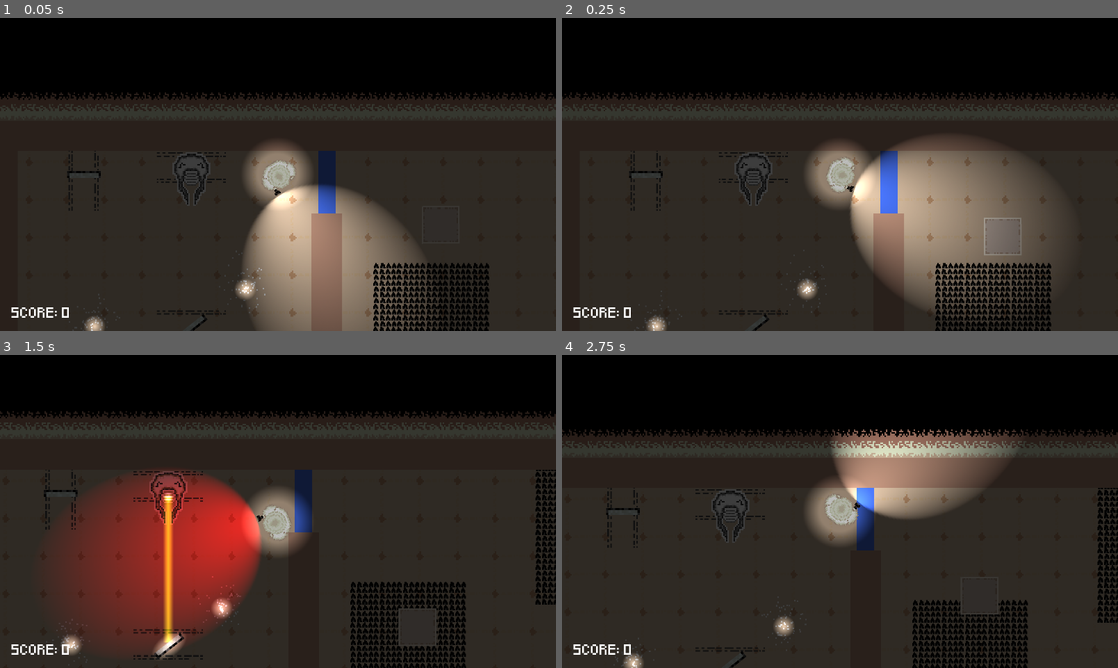
Above: before the commit, frames 1-4 (two rows, left to right).
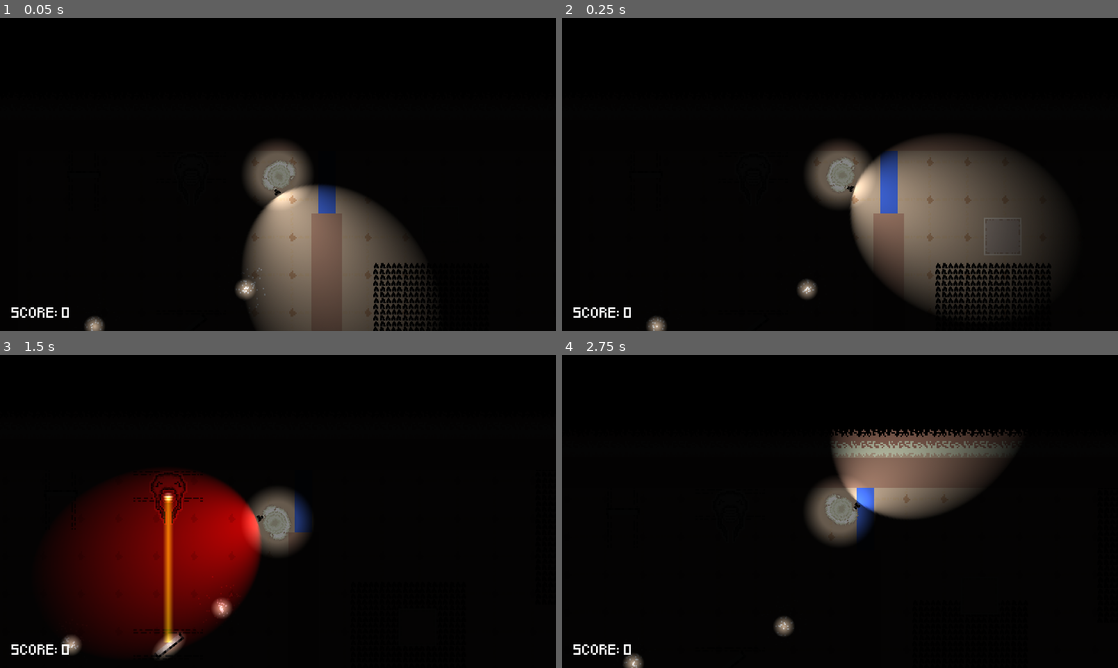
Above: after the commit, the same moments.

Repository: ToumaKamijou/Game-Making-A3
Game: Godot game, scene res://scenes/2D/levels/test_level.tscn
Two runs of this game, one before a commit and one after it. Both use one fixed random seed, a clock stepped at 60 frames per second and the inputs below.
Inputs (mouse positions are in pixels of both pictures, inside the frame that each line leads up to):
- Up to frame 1 (0.05 s): no input
- Up to frame 2 (0.25 s): no input
- Up to frame 3 (1.5 s): tap Enter at 0.5 s; move the mouse to (400, 495) at 0.52 s; hold D (move_right) 0.53-1.28 s; hold Space (change_flash_color) 0.53-1.28 s; move the mouse to (166, 527) at 1.27 s; hold S (move_down) from 1.28 s (still down); tap F (interact) at 1.35 s
- Up to frame 4 (2.75 s): move the mouse to (895, 442) at 2.02 s; release S (move_down) at 2.03 s; hold D (move_right) from 2.03 s (still down); tap R at 2.1 s

The runs differ from the first frame. In frame 1, 71% of the frame differs, in the area x 0-100%, y 23-100%; in frame 2, 72%; in frame 3, 76%, in the area x 0-100%, y 18-100%; in frame 4, 71%.

Commit message:
minor fixes
Reverted fog colour (wasn't this in the gitignore?).
Changed held_object indicator particles to black for visual clarity.
Made it significantly more difficult (close enough to impossible) to use player velocity to push objects out of their assigned positions.

Diff:
--- a/a-3-game/scenes/2D/gameplay/laser_block.tscn
+++ b/a-3-game/scenes/2D/gameplay/laser_block.tscn
@@ -89,3 +89,4 @@
 initial_velocity_max = 50.0
 scale_amount_min = 2.0
 scale_amount_max = 2.0
+color = Color(0, 0, 0, 1)
--- a/a-3-game/scenes/2D/gameplay/mirror.tscn
+++ b/a-3-game/scenes/2D/gameplay/mirror.tscn
@@ -102,3 +102,4 @@
 initial_velocity_max = 50.0
 scale_amount_min = 2.0
 scale_amount_max = 2.0
+color = Color(0, 0, 0, 1)
--- a/a-3-game/scenes/2D/levels/test_level.tscn
+++ b/a-3-game/scenes/2D/levels/test_level.tscn
@@ -515,7 +515,6 @@
 [node name="Fog" type="CanvasModulate" parent="SubViewportContainer/SubViewport"]
 position = Vector2(-1, 0)
 script = ExtResource("3_l8slq")
-_color = Color(0.24115604, 0.24115604, 0.24115601, 1)
 
 [node name="Player" parent="SubViewportContainer/SubViewport" instance=ExtResource("1_ho7r7")]
 position = Vector2(396, 69)
--- a/a-3-game/scripts/2D/player/player.gd
+++ b/a-3-game/scripts/2D/player/player.gd
@@ -68,7 +68,7 @@
 			velocity = projected_movement * _walk_speed
 			held_object.linear_velocity = velocity
 		else:
-			velocity = velocity.move_toward(Vector2.ZERO, _deceleration * delta)
+			velocity = Vector2.ZERO
 			held_object.linear_velocity = velocity
 
 		# Handle rotation of held object
